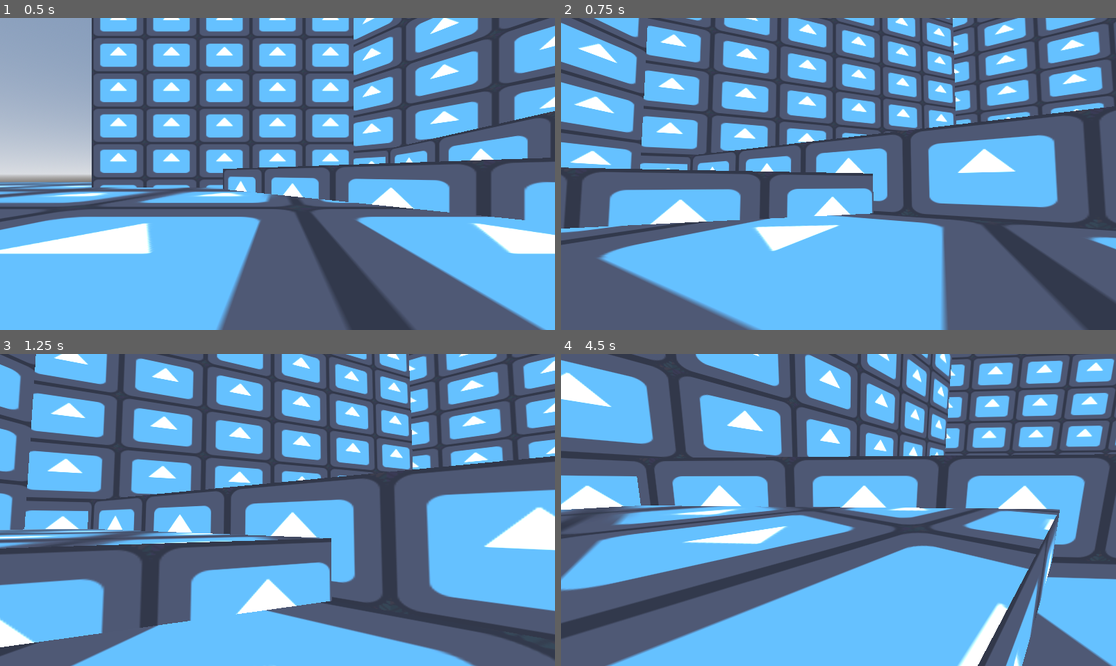
Above: before the commit, frames 1-4 (two rows, left to right).
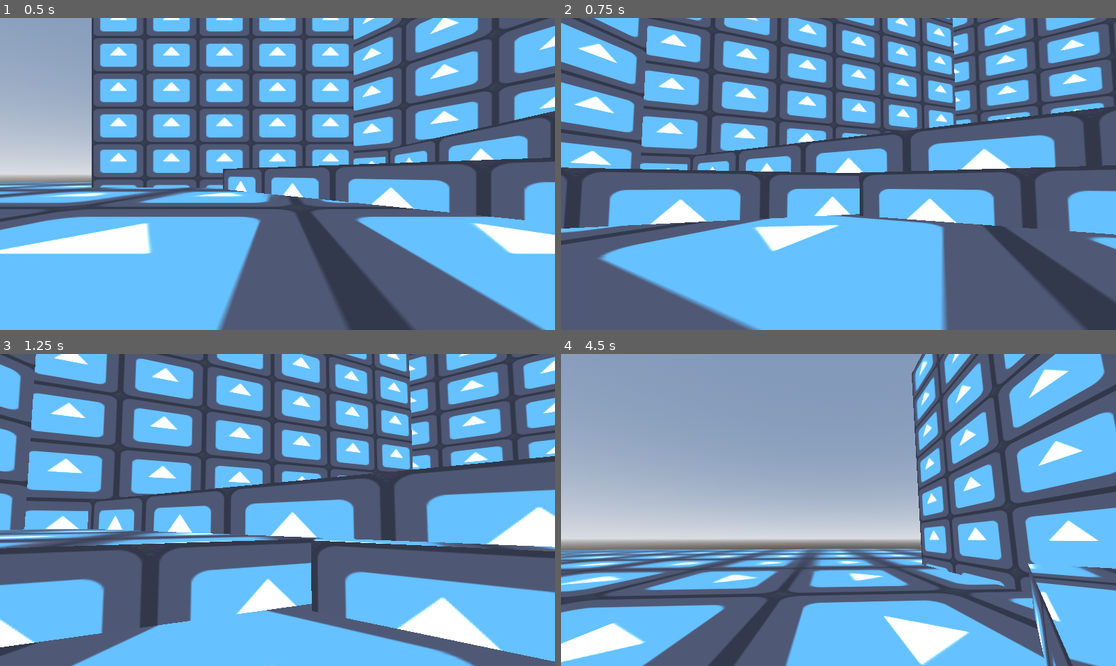
Above: after the commit, the same moments.

Repository: IAmNotIsaac/duck-city
Game: Godot game, scene res://scenes/ai_test_level.tscn
Two runs of this game, one before a commit and one after it. Both use one fixed random seed, a clock stepped at 60 frames per second and the inputs below. The engine's default icon, where the game draws it, is replaced by a stand-in: a white triangle on a blue panel in a dark square.
Inputs (mouse positions are in pixels of both pictures, inside the frame that each line leads up to):
- Up to frame 1 (0.5 s): no input
- Up to frame 2 (0.75 s): tap Enter at 0.5 s; move the mouse to (866, 174) at 0.52 s; hold W (move_forward) from 0.53 s (still down); hold E (interact) from 0.53 s (still down)
- Up to frame 3 (1.25 s): keep holding W (move_forward); keep holding E (interact); tap Space (jump) at 0.77 s
- Up to frame 4 (4.5 s): keep holding W (move_forward); move the mouse to (810, 510) at 1.27 s; release E (interact) at 1.28 s; tap Shift (run) at 1.35, 2.85, 4.35 s; tap Space (jump) at 1.52, 3.02, 3.77 s; move the mouse to (849, 503) at 2.02 s; hold E (interact) 2.03-2.78 s; move the mouse to (832, 516) at 2.77 s; move the mouse to (877, 513) at 3.52 s; hold E (interact) 3.53-4.28 s; move the mouse to (794, 506) at 4.27 s

Frame 1 is identical in both runs. In frame 2, 6.1% of the frame differs, in the area x 53-100%, y 47-70%; in frame 3, 11%; in frame 4, 79%, in the area x 0-100%, y 0-100%.

Commit message:
experimental camera controls when climbing

Diff:
--- a/scenes/ai_test_level.tscn
+++ b/scenes/ai_test_level.tscn
@@ -102,6 +102,17 @@
 material_override = SubResource("StandardMaterial3D_34s44")
 mesh = SubResource("BoxMesh_xri03")
 
+[node name="StaticBody3D7" type="StaticBody3D" parent="NavigationRegion3D/Node3D"]
+transform = Transform3D(0, 0, -1, 0, 1, 0, 1, 0, 0, 44, -23, 10)
+metadata/_edit_group_ = true
+
+[node name="CollisionShape3D" type="CollisionShape3D" parent="NavigationRegion3D/Node3D/StaticBody3D7"]
+shape = SubResource("BoxShape3D_1nywh")
+
+[node name="MeshInstance3D" type="MeshInstance3D" parent="NavigationRegion3D/Node3D/StaticBody3D7"]
+material_override = SubResource("StandardMaterial3D_34s44")
+mesh = SubResource("BoxMesh_xri03")
+
 [node name="StaticBody3D6" type="StaticBody3D" parent="NavigationRegion3D/Node3D"]
 transform = Transform3D(0, 0, -1, 0, 1, 0, 1, 0, 0, 45, -21, -18)
 metadata/_edit_group_ = true
--- a/scenes/player.gd
+++ b/scenes/player.gd
@@ -68,7 +68,7 @@
 
 func _input(event : InputEvent) -> void:
 	if event is InputEventMouseMotion:
-		if not _state.matches(States.CLIMB):
+		if not _state.matches(States.QUICK_CLIMB):
 			_n_gimbal.rotation_degrees.y -= event.relative.x * Settings.camera_sensitivity
 			_n_cam.rotation_degrees.x -= event.relative.y * Settings.camera_sensitivity
 			_n_cam.rotation_degrees.x = clamp(_n_cam.rotation_degrees.x, -90, 90)
@@ -322,6 +322,7 @@
 func _sl_CLIMB() -> void:
 	var target_position : Vector3 = _n_climb_check.get_collision_point() + Vector3(0.0, 1.0, 0.0)
 	var dist : float = _n_climb_check.global_position.y - _n_climb_check.get_collision_point().y
+	var dir := Vector3(global_position.x, 0.0, global_position.z).direction_to(Vector3(target_position.x, 0.0, target_position.z))
 
 #	var target_dir := Vector2(target_position.x, target_position.z).direction_to(Vector2(global_position.x, global_position.z)).normalized()
 #	var vel_dir := -Vector2(velocity.x, velocity.z).normalized()\
@@ -334,6 +335,7 @@
 	var climb_time := climb_height / _CLIMB_SPEED
 	var cam_pos : Vector3 = _n_cam.position
 	var cam_rot : Vector3 = _n_cam.rotation
+	var gim_rot := atan2(-dir.z, dir.x) - 0.5 * PI
 
 	var tween_bob := get_tree().create_tween().bind_node(self)
 	var tween_forward := get_tree().create_tween().bind_node(self)
@@ -353,6 +355,7 @@
 
 	tween_adjust.tween_property(_n_cam, "global_position", target_position + Vector3(0.0, _CAM_HEIGHT, 0.0), 0.1)
 	tween_adjust.tween_property(_n_cam, "rotation", cam_rot, 0.1)
+	tween_adjust.tween_property(_n_gimbal, "rotation:y", gim_rot, 0.1)
 
 	await tween_adjust.finished
 
